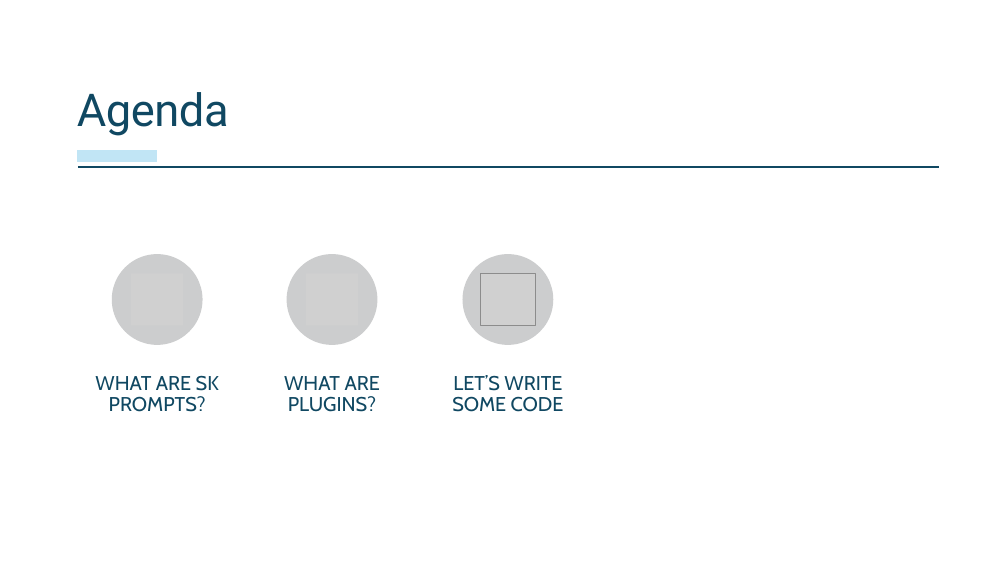
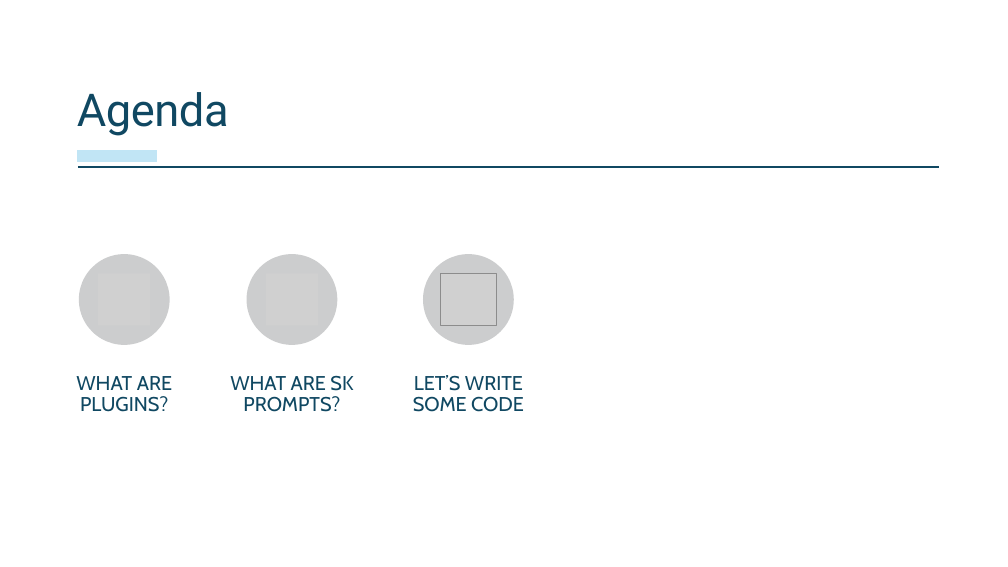
Before and after one commit to Rickcau/Semantic-Kernel-101, a slide deck: slide 3 of ppts/Lesson2.pptx. Drawn at 1008x567 pixels with LibreOffice and Linux fonts; fonts in the diff are those of the drawing; grey boxes stand for pictures. Boxes give left, top, right and bottom in pixels: in the first picture for what was removed or moved away, otherwise in the second. Text is boxed around its words. In the diff, an @@ line names an element or a change of style, - is before the commit and + after.

```diff
--- a/ppts/Lesson2.pptx
+++ b/ppts/Lesson2.pptx
@@ 1 picture, 1 free, 1 ellipse moved together from (x1=258, y1=254, x2=407, y2=433) to (x1=50, y1=254, x2=199, y2=433) @@
@@ 1 picture, 1 free, 1 ellipse moved together from (x1=82, y1=254, x2=231, y2=433) to (x1=218, y1=254, x2=367, y2=433) @@
@@ 1 picture, 1 free, 1 ellipse moved together from (x1=439, y1=254, x2=576, y2=433) to (x1=400, y1=254, x2=537, y2=433) @@
```
Also in this commit, not shown: 4 other slides changed, 1 slide added, 1 slide removed, 3 other files.
